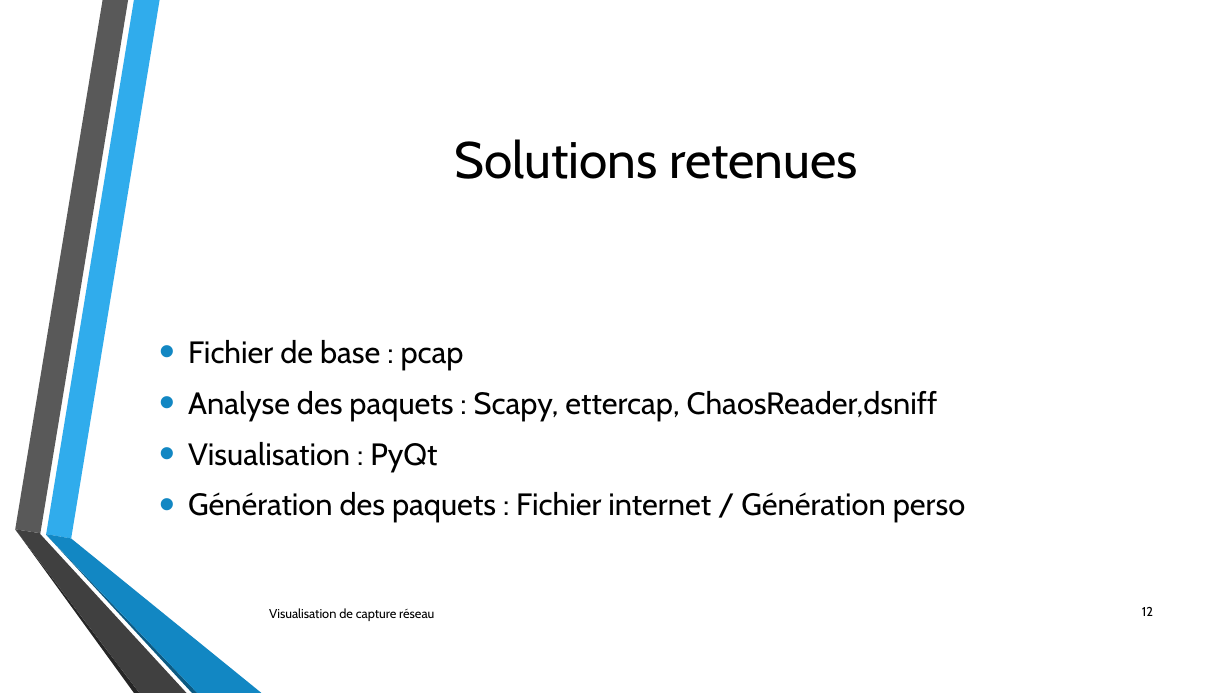
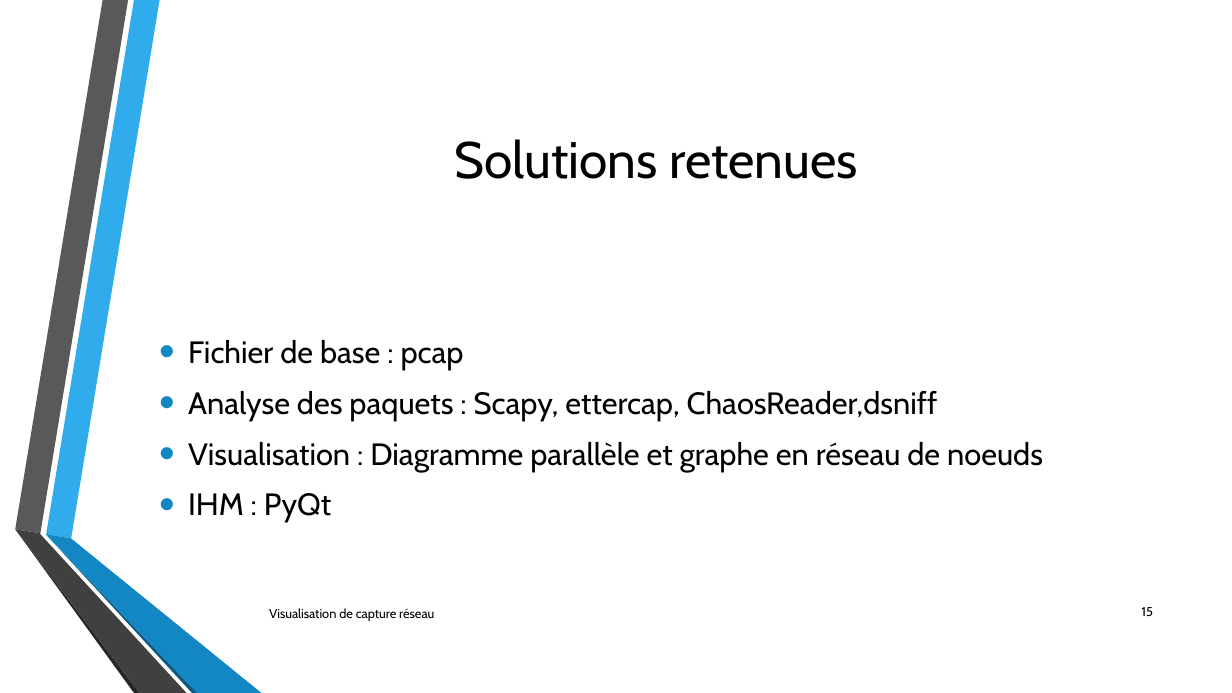
Before and after one commit to lechinoix/Pcap-visualization-project, a slide deck: slide 15 of Présentation de mi-projet/Outils de visualisation de capture réseau.pptx (slide 12 before the commit). Drawn at 1232x693 pixels with LibreOffice and Linux fonts; fonts in the diff are those of the drawing; background and template pictures are left out. Boxes give left, top, right and bottom in pixels: in the first picture for what was removed or moved away, otherwise in the second. Text is boxed around its words. In the diff, an @@ line names an element or a change of style, - is before the commit and + after.

```diff
--- a/Présentation de mi-projet/Outils de visualisation de capture réseau.pptx
+++ b/Présentation de mi-projet/Outils de visualisation de capture réseau.pptx
@@ text at (x1=188, y1=442, x2=1043, y2=522): text changed @@
-• Visualisation : PyQt
-• Génération des paquets : Fichier internet / Génération perso
+• Visualisation : Diagramme parallèle et graphe en réseau de noeuds
+• IHM : PyQt
@@ page number at (x1=1142, y1=607, x2=1153, y2=616): text changed @@
-12
+15
```
Also in this commit, not shown: 4 other slides changed, 5 slides added, 2 slides removed, 9 other files.
